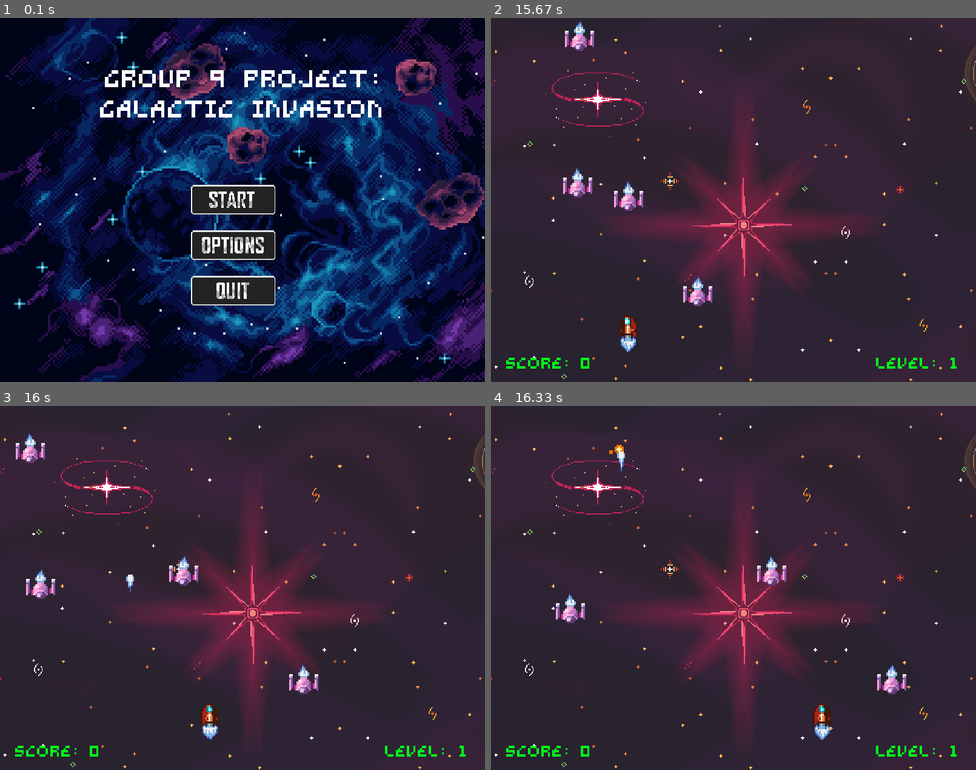
Above: before the commit, frames 1-4 (two rows, left to right).
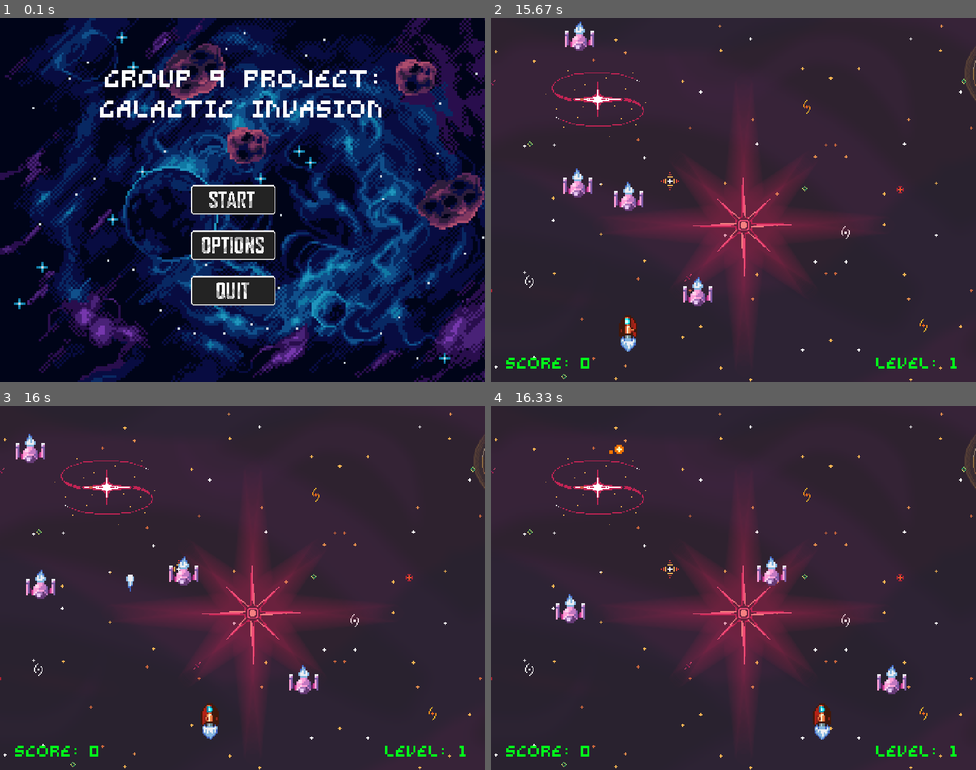
Above: after the commit, the same moments.

Repository: lwohh/Galactic-Invasion-PyGame-Project
Game: pygame game, started from assets/merged_game.py
Same seed, same stepped clock (60 frames per second), same inputs: the game is played once before the commit and once after it.
Inputs (mouse positions are in pixels of both pictures, inside the frame that each line leads up to):
- Up to frame 1 (0.1 s): no input
- Up to frame 2 (15.67 s): click (733, 200) at 0.38 s; tap Space at 3.4, 3.8, 4.1, 4.3, 4.6, 4.8, 5.1, 5.3, 5.6, 5.87, 6.17, 6.3, 6.6, 6.97, 7.27, 7.47, 7.77, 7.97, 8.27, 8.47, 8.77, 9.03, 9.33, 9.47, 9.77, 10.13, 10.43, 10.63, 10.93, 11.13, 11.43, 11.63, 11.93, 12.2, 12.5, 12.63, 12.93, 13.3, 13.6, 13.8, 14.1, 14.3, 14.6, 14.8, 15.1, 15.37 s; hold A 3.73-4.2 s; hold D 4.23-4.7 s; hold D 4.73-5.2 s; hold A 5.23-5.77 s; hold A 5.8-6.2 s; hold D 6.23-6.87 s; hold A 6.9-7.37 s; hold D 7.4-7.87 s; hold D 7.9-8.37 s; hold A 8.4-8.93 s; hold A 8.97-9.37 s; hold D 9.4-10.03 s; hold A 10.07-10.53 s; hold D 10.57-11.03 s; hold D 11.07-11.53 s; hold A 11.57-12.1 s; hold A 12.13-12.53 s; hold D 12.57-13.2 s; hold A 13.23-13.7 s; hold D 13.73-14.2 s; hold D 14.23-14.7 s; hold A 14.73-15.27 s; hold A from 15.3 s (still down)
- Up to frame 3 (16 s): tap Space at 15.67, 15.8 s; release A at 15.7 s; hold D from 15.73 s (still down)
- Up to frame 4 (16.33 s): keep holding D; tap Space at 16.1 s

Frames 1-3 are identical in both runs. In frame 4, less than 0.1% of the frame differs, in the area x 26-28%, y 12-18%.

Commit message:
sorted files, organization, deleted unnecessary files

Diff:
--- a/assets/PyGame.py
+++ /dev/null
@@ -1,154 +0,0 @@
-import pygame, random, sys,math
-
-# Intialize the pygame
-pygame.init()
-
-score = 0
-# create the screen, width/height
-screen = pygame.display.set_mode((800, 600))
-clock = pygame.time.Clock()
-
-# background image
-# this image is too big pixel wise
-background = pygame.image.load("assets\\background.jpg")
-
-# Title Caption and Icon
-pygame.display.set_caption("Group 9 Project")
-icon = pygame.image.load("assets\\game_icon.png")
-pygame.display.set_icon(icon)
-
-# Player
-playerImg = pygame.image.load("assets\\plane.png")
-playerRect = playerImg.get_rect(center=(370, 480))
-# to get player to starting point, coordinates below
-
-
-# Enemy
-enemyImg = pygame.image.load("assets\\nuclear-bomb.png")
-enemylist = []
-directions = [True, False]
-enemyDir = random.choice(directions)
-# this makes the enemy appear randomly within these parameters
-for i in range(5):
-    enemyX = random.randint(0, 736)
-    enemyY = random.randint(50, 150)
-    enemyRect = enemyImg.get_rect(center=(enemyX, enemyY))
- # false = left, true = right
-    directions = [True, False]
-    enemyDir = random.choice(directions)
-    enemylist.append(enemyRect)
-
-
-# Bullet/Missle
-bulletImg = pygame.image.load("assets\\bullet.png")
-bulletRect = bulletImg.get_rect(center=(0, 700))
-bulletX = 0
-bulletY = 480
-# Fire - bullet is moving, Ready - you cant see bullet on screen
-bullet_state = "ready"
-
-
-def get_enemy_coords():
-    global enemyRect, enemyX, enemyY, enemyDir
-    enemyDir = random.choice(directions)
-    enemyRect.x = enemyX
-    enemyRect.y = enemyY
-
-
-def move_entities():
-    global playerRect, bulletRect, enemyRect, enemyDir
-
-    if keys[pygame.K_d]:
-        playerRect = playerRect.move(8, 0)
-    if keys[pygame.K_a]:
-        playerRect = playerRect.move(-8, 0)
-
-    if not enemyDir:
-        enemyRect = enemyRect.move(-5, 0)
-    if enemyDir:
-        enemyRect = enemyRect.move(5, 0)
-    if enemyRect.x < 0 and not enemyDir:
-        enemyRect.y += 40
-        enemyDir = True
-    if enemyRect.x > 736 and enemyDir:
-        enemyRect.y += 40
-        enemyDir = False
-
-
-def fire_bullet():
-    global bulletRect
-    bulletRect = bulletRect.move(0, -8)
-
-
-
-def is_Collision():
-    global enemyX
-    global enemyY
-    global bulletX
-    global bulletY
-
-    distance = math.sqrt((math.pow(enemyX - bulletX, 2)) + (math.pow(enemyY + bulletY,2)))
-    if distance < 130:
-        return True
-    else:
-        return False
-
-
-# Game Loop
-running = True
-while running:
-    # background screen color update
-    screen.fill((128, 128, 128))
-    # Background Image
-    screen.blit(background, (0, 0))
-    screen.blit(bulletImg, bulletRect.topleft)
-    screen.blit(playerImg, playerRect.topleft)
-    screen.blit(enemyImg, enemyRect.topleft)
-
-    keys = pygame.key.get_pressed()
-    # every event gets logged below and you loop through each event, like keystrokes
-    for event in pygame.event.get():
-        if event.type == pygame.QUIT:
-            sys.exit(0)
-        if keys[pygame.K_ESCAPE]:
-            sys.exit(0)
-        if keys[pygame.K_SPACE] and bullet_state == "ready":
-            bulletRect.x = playerRect.x
-            bulletRect.y = playerRect.y
-            bullet_state = "fire"
-
-    if bullet_state == "fire":
-        fire_bullet()
-    if bulletRect.y < -32:
-        bullet_state = "ready"
-        bulletRect.y = 700
-    # settings boundaries for the plane
-    if playerRect.x <= 0:
-        playerRect.x = 0
-        # subtracting the pixels of the plane from 800. (64 pixel plane)
-    if playerRect.x >= 736:
-        playerRect.x = 736
-
-    if bulletRect.x <= 0:
-        bulletRect.x = 0
-    if bulletRect.x >= 750:
-        bulletRect.x = 750
-
-    if enemyRect.colliderect(bulletRect):
-        get_enemy_coords()
-
-
-    # Collision check
-    for enemyRect in enemylist:
-        if enemyRect.colliderect(bulletRect) and bullet_state == "fire":
-         bulletRect.y = 700
-         bullet_state = "ready"
-         enemyRect.y = random.randint(50,150)
-         enemyRect.x = random.randint(0,736)
-         score += 1
-         print("Score:",score)
-
-    # calling the plane/enemy ONTO the screen
-    move_entities()
-    pygame.display.flip()
-    clock.tick(60)
--- a/assets/merged_game.py
+++ b/assets/merged_game.py
@@ -10,26 +10,27 @@
 
 # Title Caption and Icon
 pygame.display.set_caption("Group 9 Project: Galactic Invasion")
-icon = pygame.image.load("game_icon.png")
+icon = pygame.image.load("UI\\game_icon.png")
 pygame.display.set_icon(icon)
 
+# List containing top 10 scores for current game instance, resets once game is FULLY closed
 high_scores = [0,0,0,0,0,0,0,0,0,0]
-
 
 
 # Main Menu Function
 def main_menu():
+    screen.fill((0,0,0))
     clock = pygame.time.Clock()
     run = True
     pygame.mixer.music.pause()
-    background = pygame.image.load("background_two.png")
+    background = pygame.image.load("backgrounds\\background_two.png")
     background = pygame.transform.scale(background, (816 * 1.25, 480 * 1.25))
 
     while run:
         screen_center = screen.get_width() // 2
         screen.blit(background, (0,0))
         # font used for main menu text
-        title_font = pygame.font.Font("GravityRegular5.ttf", 28)
+        title_font = pygame.font.Font("fonts\\GravityRegular5.ttf", 28)
 
         # game title text
         title_text = title_font.render("Group 9 Project:", False, (255,255,255))
@@ -39,9 +40,9 @@
         title_rect_2 = title_text_2.get_rect(centerx=screen_center, centery=150)
 
         # button images
-        start_img = pygame.image.load("UI - start.png").convert_alpha()
-        quit_img = pygame.image.load("UI - quit.png").convert_alpha()
-        options_img = pygame.image.load("UI - options.png").convert_alpha()
+        start_img = pygame.image.load("UI\\UI - start.png").convert_alpha()
+        quit_img = pygame.image.load("UI\\UI - quit.png").convert_alpha()
+        options_img = pygame.image.load("UI\\UI - options.png").convert_alpha()
 
         # button class
         class Button():
@@ -102,11 +103,12 @@
 
 # Options Menu Function
 def paused():
+    screen.fill((0,0,0))
     clock = pygame.time.Clock()
     keep_run = True
     pygame.mixer.music.pause()
 
-    background = pygame.image.load("background_two.png")
+    background = pygame.image.load("backgrounds\\background_two.png")
     background = pygame.transform.scale(background, (816 * 1.25, 480 * 1.25))
 
     while keep_run:
@@ -114,10 +116,10 @@
         screen.blit(background, (0,0))
 
         # options menu font
-        pause_font = pygame.font.Font("GravityRegular5.ttf", 13)
+        pause_font = pygame.font.Font("fonts\\GravityRegular5.ttf", 13)
 
         # button image
-        back_img = pygame.image.load("UI - back.png").convert_alpha()
+        back_img = pygame.image.load("UI\\UI - back.png").convert_alpha()
 
         # button class
         class Button():
@@ -209,14 +211,15 @@
 # Main Game Function
 def game():
     global high_scores
+    screen.fill((0,0,0))
 
     # UI
     score = 0
-    score_font = pygame.font.Font("GravityRegular5.ttf", 18)
+    score_font = pygame.font.Font("fonts\\GravityRegular5.ttf", 18)
     score_render = score_font.render(f"Score: {str(score)}", False, (0,255,26))
 
     level = 1
-    level_font = pygame.font.Font("GravityRegular5.ttf", 18)
+    level_font = pygame.font.Font("fonts\\GravityRegular5.ttf", 18)
     level_render = level_font.render(f"Level: {str(level)}", False, (0,255,26))
 
     # enemy class
@@ -227,7 +230,7 @@
             self.speed = 8
             self.name = "enemy"
             self.damage = 5
-            self.images = [pygame.image.load("enemy.png"), pygame.image.load("enemy_2.png")]
+            self.images = [pygame.image.load("assets\\enemy.png"), pygame.image.load("assets\\enemy_2.png")]
             self.step_index = 0
             self.image = self.images[0]
             self.image = pygame.transform.scale(self.image, (16 * 3, 16 * 3))
@@ -238,7 +241,7 @@
             self.dir = random.choice(self.directions)
             self.jump = 40
 
-            self.explosion = [pygame.image.load("explosion_1.png"), pygame.image.load("explosion_2.png"),pygame.image.load("explosion_3.png"),pygame.image.load("explosion_4.png"),pygame.image.load("explosion_5.png")]
+            self.explosion = [pygame.image.load("assets\\explosion_1.png"), pygame.image.load("assets\\explosion_2.png"),pygame.image.load("assets\\explosion_3.png"),pygame.image.load("assets\\explosion_4.png"),pygame.image.load("assets\\explosion_5.png")]
             self.explode_step_index = 0
 
             self.rect = self.image.get_rect(center=(self.pos[0],self.pos[1]))
@@ -261,6 +264,11 @@
 
             if pygame.sprite.collide_rect(self, bullet1):
                 self.exploding = True
+                explosion_sound.play()
+                bullet1.state = "ready"
+                bullet1.rect.x = -50
+                bullet1.rect.y = -50
+                pygame.sprite.Sprite.kill(bullet1)
 
             if self.exploding:
                 self.explode_step_index += 1
@@ -268,6 +276,7 @@
                 if self.explode_step_index >= 40:
                     self.exploding = False
                     pygame.sprite.Sprite.add(self, hit_list)
+                    pygame.sprite.Sprite.remove(self, sprite_group)
 
 
                 self.image = self.explosion[self.explode_step_index // 10]
@@ -315,6 +324,7 @@
                 case 12:
                     self.speed = 13.5
 
+
     # bullet class
     class bullet(pygame.sprite.Sprite):
         # initializes bullet class and variables for all bullet objects
@@ -323,10 +333,10 @@
             self.speed = 10
             self.old_speed = 10
             self.name = "bullet"
-            self.x = 0
-            self.y = 0
+            self.x = -50
+            self.y = -50
             self.pwr_up = False
-            self.images = [pygame.image.load("laser_f_1.png"), pygame.image.load("laser_f_2.png")]
+            self.images = [pygame.image.load("assets\\laser_f_1.png"), pygame.image.load("assets\\laser_f_2.png")]
 
             self.step_index = 0
             self.image = self.images[self.step_index]
@@ -366,11 +376,11 @@
             super().__init__()
             self.speed = 10
             self.name = "player"
-            self.left = [pygame.image.load("ship_f_1.png"), pygame.image.load("ship_f_11.png")]
-
-            self.right = [pygame.image.load("ship_f_5.png"), pygame.image.load("ship_f_55.png")]
-
-            self.idle = [pygame.image.load("ship_f_3.png"), pygame.image.load("ship_f_33.png")]
+            self.left = [pygame.image.load("assets\\ship_f_1.png"), pygame.image.load("assets\\ship_f_11.png")]
+
+            self.right = [pygame.image.load("assets\\ship_f_5.png"), pygame.image.load("assets\\ship_f_55.png")]
+
+            self.idle = [pygame.image.load("assets\\ship_f_3.png"), pygame.image.load("assets\\ship_f_33.png")]
 
             self.step_index = 0
             self.image = self.idle[0]
@@ -408,7 +418,6 @@
         def power_up(self):
             if self.pwr_up == False:
                 self.speed += 5
-                print("power_Up")
                 self.pwr_up = True
 
 
@@ -420,23 +429,28 @@
             self.speed = 10
             self.name = "enemy"
             self.damage = 5
-            self.images = [pygame.image.load("boss_1.png"), pygame.image.load("boss_2.png")]
+            self.images = [pygame.image.load("assets\\boss_1.png"), pygame.image.load("assets\\boss_2.png")]
             self.step_index = 0
             self.image = self.images[0]
             self.image = pygame.transform.scale(self.image, (32 * 3, 32 * 3))
             # using list for coords
-            self.pos = [random.randint(0,736), random.randint(25,50)]
+
+            self.explosion = [pygame.image.load("assets\\explosion_1.png"), pygame.image.load("assets\\explosion_2.png"),pygame.image.load("assets\\explosion_3.png"),pygame.image.load("assets\\explosion_4.png"),pygame.image.load("assets\\explosion_5.png")]
+            self.explode_step_index = 0
+
+            self.pos = [random.randint(0,736), random.randint(75,100)]
             self.rect = self.image.get_rect(center=(self.pos[0],self.pos[1]))
             self.directions = [True, False]
             self.dir = random.choice(self.directions)
             self.jump = 80
+            self.exploding = False
 
         # enemy movement method
         def update(self):
             # moves enemy left and right depending on random direction from self.dir
-            if not self.dir:
+            if not self.dir and not self.exploding:
                 self.rect.x -= self.speed
-            if self.dir:
+            if self.dir and not self.exploding:
                 self.rect.x += self.speed
 
             self.image = self.images[self.step_index//20]
@@ -444,6 +458,26 @@
             self.step_index += 1
             if self.step_index >= 40:
                 self.step_index = 0
+
+            if pygame.sprite.collide_rect(self, bullet1):
+                self.exploding = True
+                explosion_sound.play()
+                bullet1.state = "ready"
+                bullet1.rect.x = -50
+                bullet1.rect.y = -50
+                pygame.sprite.Sprite.kill(bullet1)
+
+            if self.exploding:
+                self.explode_step_index += 1
+
+                if self.explode_step_index >= 40:
+                    self.exploding = False
+                    pygame.sprite.Sprite.add(self, hit_boss)
+                    pygame.sprite.Sprite.remove(self, boss_group)
+
+
+                self.image = self.explosion[self.explode_step_index // 10]
+                self.image = pygame.transform.scale(self.image, (16 * 6, 16 * 6))
 
             # keeps enemy within bounds
             if self.rect.x < 0 and not self.dir:
@@ -494,7 +528,7 @@
             super().__init__()
             self.speed = 4
             self.pos = [random.randint(0,700), random.randint(10,30)]
-            self.animate = [pygame.image.load("pwr_up_f_1.png"), pygame.image.load("pwr_up_f_2.png")]
+            self.animate = [pygame.image.load("assets\\pwr_up_f_1.png"), pygame.image.load("assets\\pwr_up_f_2.png")]
             self.step_index = 0
             self.image = self.animate[self.step_index]
             self.image = pygame.transform.scale(self.image, (16*2, 16*2))
@@ -548,47 +582,50 @@
     clock = pygame.time.Clock()
 
     # background image
-    background = pygame.image.load("background_four.png")
+    background = pygame.image.load("backgrounds\\background_four.png")
     background = pygame.transform.scale(background, (640 * 1.75, 360 * 1.75))
-    level_2_bg = pygame.image.load("Background_space.png")
-    level_3_bg = pygame.image.load("bg_3.png")
-    level_4_bg = pygame.image.load("background_two.png")
+    level_2_bg = pygame.image.load("backgrounds\\Background_space.png")
+    level_3_bg = pygame.image.load("backgrounds\\bg_3.png")
+    level_4_bg = pygame.image.load("backgrounds\\background_two.png")
     level_4_bg = pygame.transform.scale(level_4_bg, (816 * 1.25, 480 * 1.25))
-    level_5_bg = pygame.image.load("background_five.png")
+    level_5_bg = pygame.image.load("backgrounds\\background_five.png")
     level_5_bg = pygame.transform.scale(level_5_bg, (272 * 3.75, 160 * 3.75))
 
-    level_6_bg = pygame.image.load("background_six.png")
+    level_6_bg = pygame.image.load("backgrounds\\background_six.png")
     level_6_bg = pygame.transform.scale(level_6_bg, (272 * 3.75, 160 * 3.75))
 
-    level_7_bg = pygame.image.load("background_seven.png")
+    level_7_bg = pygame.image.load("backgrounds\\background_seven.png")
     level_7_bg = pygame.transform.scale(level_7_bg, (272 * 3.75, 160 * 3.75))
 
-    level_8_bg = pygame.image.load("background_eight.png")
+    level_8_bg = pygame.image.load("backgrounds\\background_eight.png")
     level_8_bg = pygame.transform.scale(level_8_bg, (272 * 3.75, 160 * 3.75))
 
-    level_9_bg = pygame.image.load("background_nine.png")
+    level_9_bg = pygame.image.load("backgrounds\\background_nine.png")
     level_9_bg = pygame.transform.scale(level_9_bg, (272 * 3.75, 160 * 3.75))
 
-    level_10_bg = pygame.image.load("background_ten.png")
+    level_10_bg = pygame.image.load("backgrounds\\background_ten.png")
     level_10_bg = pygame.transform.scale(level_10_bg, (272 * 3.75, 160 * 3.75))
 
-    level_11_bg = pygame.image.load("background_eleven.png")
+    level_11_bg = pygame.image.load("backgrounds\\background_eleven.png")
     level_11_bg = pygame.transform.scale(level_11_bg, (272 * 3.75, 160 * 3.75))
 
-    level_12_bg = pygame.image.load("background_twelve.png")
+    level_12_bg = pygame.image.load("backgrounds\\background_twelve.png")
     level_12_bg = pygame.transform.scale(level_12_bg, (272 * 3.75, 160 * 3.75))
 
 
     # sounds
-    pygame.mixer.music.load("Mecha Collection.wav")
+    pygame.mixer.music.load("sounds\\Mecha Collection.wav")
     pygame.mixer.music.set_volume(0.10)
     pygame.mixer.music.play(-1)
 
-    new_level = pygame.mixer.Sound("new_level.wav")
+    new_level = pygame.mixer.Sound("sounds\\new_level.wav")
     new_level.set_volume(0.25)
 
-    enemy_defeat = pygame.mixer.Sound("enemy_defeat.wav")
+    enemy_defeat = pygame.mixer.Sound("sounds\\enemy_defeat.wav")
     enemy_defeat.set_volume(0.10)
+
+    explosion_sound = pygame.mixer.Sound("sounds\\explosion_sound.wav")
+    explosion_sound.set_volume(0.05)
 
 
     # sprite groups from classes for enemy, player, bullet, boss, powerup
@@ -607,6 +644,8 @@
     pwr_up_group = pygame.sprite.Group()
 
     hit_list = pygame.sprite.Group()
+
+    hit_boss = pygame.sprite.Group()
 
 
     # timed events, enemy spawning, faster spawning
@@ -728,21 +767,20 @@
                 score += 1
                 score_render = score_font.render(f"Score: {str(score)}", False, (0,255,26))
                 enemy_defeat.play()
-                bullet1.state = "ready"
                 pygame.sprite.Group.empty(hit_list)
 
         # checks for collision with boss, if so, deletes boss and bullet
-        hit_boss = pygame.sprite.groupcollide(bullet_group, boss_group, True, True)
+        #hit_boss = pygame.sprite.groupcollide(bullet_group, boss_group, True, True)
 
         # checks if sprites are in the hit_boss, if so, score +1, clears group
         if hit_boss:
+            pygame.sprite.Group.empty(bullet_group)
             for i in range(len(hit_boss)):
                 score += 1
                 score_render = score_font.render(f"Score: {str(score)}", False, (0,255,26))
                 enemy_defeat.play()
                 boss_spawned = False
-                bullet1.state = "ready"
-                hit_boss.clear()
+                pygame.sprite.Group.empty(hit_boss)
 
         # checks power up collision
         pwr_list = pygame.sprite.groupcollide(player_group, pwr_up_group, False, True)
@@ -766,6 +804,30 @@
             level_render = level_font.render(f"Level: {str(level)}", False, (0,255,26))
         elif score >= 60 and score < 80:
             level = 4
+            level_render = level_font.render(f"Level: {str(level)}", False, (0,255,26))
+        elif score >= 80 and score < 100:
+            level = 5
+            level_render = level_font.render(f"Level: {str(level)}", False, (0,255,26))
+        elif score >= 100 and score < 120:
+            level = 6
+            level_render = level_font.render(f"Level: {str(level)}", False, (0,255,26))
+        elif score >= 120 and score < 140:
+            level = 7
+            level_render = level_font.render(f"Level: {str(level)}", False, (0,255,26))
+        elif score >= 140 and score < 160:
+            level = 8
+            level_render = level_font.render(f"Level: {str(level)}", False, (0,255,26))
+        elif score >= 160 and score < 180:
+            level = 9
+            level_render = level_font.render(f"Level: {str(level)}", False, (0,255,26))
+        elif score >= 180 and score < 200:
+            level = 10
+            level_render = level_font.render(f"Level: {str(level)}", False, (0,255,26))
+        elif score >= 200 and score < 220:
+            level = 11
+            level_render = level_font.render(f"Level: {str(level)}", False, (0,255,26))
+        elif score >= 220 and score < 240:
+            level = 12
             level_render = level_font.render(f"Level: {str(level)}", False, (0,255,26))
 
         # .draw is the same as blitting, draws everything in the groups to the screen and activates the update() methods on each group
@@ -788,8 +850,9 @@
 # Leaderboard Function
 def leaderboard():
     global high_scores
-
-    background = pygame.image.load("background_two.png")
+    screen.fill((0,0,0))
+
+    background = pygame.image.load("backgrounds\\background_two.png")
     background = pygame.transform.scale(background, (816 * 1.25, 480 * 1.25))
 
     clock = pygame.time.Clock()
@@ -800,13 +863,13 @@
         screen.blit(background, (0,0))
 
         # leaderboard font
-        score_font = pygame.font.Font("GravityRegular5.ttf", 20)
+        score_font = pygame.font.Font("fonts\\GravityRegular5.ttf", 20)
 
         # title font
-        title_font = pygame.font.Font("GravityRegular5.ttf", 26)
+        title_font = pygame.font.Font("fonts\\GravityRegular5.ttf", 26)
 
         # back button image
-        back_img = pygame.image.load("UI - back.png").convert_alpha()
+        back_img = pygame.image.load("UI\\UI - back.png").convert_alpha()
 
 
         class Button():
@@ -893,18 +956,19 @@
 
 # Loading Function
 def loading():
+    screen.fill((0,0,0))
     screen_center = screen.get_width() // 2
     screen_mid = screen.get_height() // 2
     clock = pygame.time.Clock()
 
-    background = pygame.image.load("background_two.png")
+    background = pygame.image.load("backgrounds\\background_two.png")
     background = pygame.transform.scale(background, (816 * 1.25, 480 * 1.25))
 
     class loading_animate(pygame.sprite.Sprite):
         # initializes the class, and info for all new objects
         def __init__(self):
             super().__init__()
-            self.images = [pygame.image.load("loading_1.png"),pygame.image.load("loading_2.png"),pygame.image.load("loading_3.png"),pygame.image.load("loading_4.png"),pygame.image.load("loading_5.png"),pygame.image.load("loading_6.png"),pygame.image.load("loading_7.png"),pygame.image.load("loading_8.png"),pygame.image.load("loading_9.png"),pygame.image.load("loading_10.png")]
+            self.images = [pygame.image.load("UI\\loading_1.png"),pygame.image.load("UI\\loading_2.png"),pygame.image.load("UI\\loading_3.png"),pygame.image.load("UI\\loading_4.png"),pygame.image.load("UI\\loading_5.png"),pygame.image.load("UI\\loading_6.png"),pygame.image.load("UI\\loading_7.png"),pygame.image.load("UI\\loading_8.png"),pygame.image.load("UI\\loading_9.png"),pygame.image.load("UI\\loading_10.png")]
             self.step_index = 0
             self.image = self.images[self.step_index]
             self.image = pygame.transform.scale(self.image, (35 * 9, 16 * 9))
@@ -923,7 +987,7 @@
     loading_group = pygame.sprite.Group()
     loading_group.add(loading_animate())
 
-    loading_font = pygame.font.Font("GravityRegular5.ttf", 24)
+    loading_font = pygame.font.Font("fonts\\GravityRegular5.ttf", 24)
     loading_text = loading_font.render("Loading...", False, (255,255,255))
     loading_rect = loading_text.get_rect(centerx=screen_center,centery=screen_mid + 60)
 
Renamed: assets/UI - back.png -> assets/UI/UI - back.png
Renamed: assets/UI - options.png -> assets/UI/UI - options.png
Renamed: assets/UI - quit.png -> assets/UI/UI - quit.png
Renamed: assets/UI - start.png -> assets/UI/UI - start.png
Renamed: assets/game_icon.png -> assets/UI/game_icon.png
Renamed: assets/loading_1.png -> assets/UI/loading_1.png
Renamed: assets/loading_10.png -> assets/UI/loading_10.png
Renamed: assets/loading_2.png -> assets/UI/loading_2.png
Renamed: assets/loading_3.png -> assets/UI/loading_3.png
Renamed: assets/loading_4.png -> assets/UI/loading_4.png
Renamed: assets/loading_5.png -> assets/UI/loading_5.png
Renamed: assets/loading_6.png -> assets/UI/loading_6.png
(and 45 more such lines)
